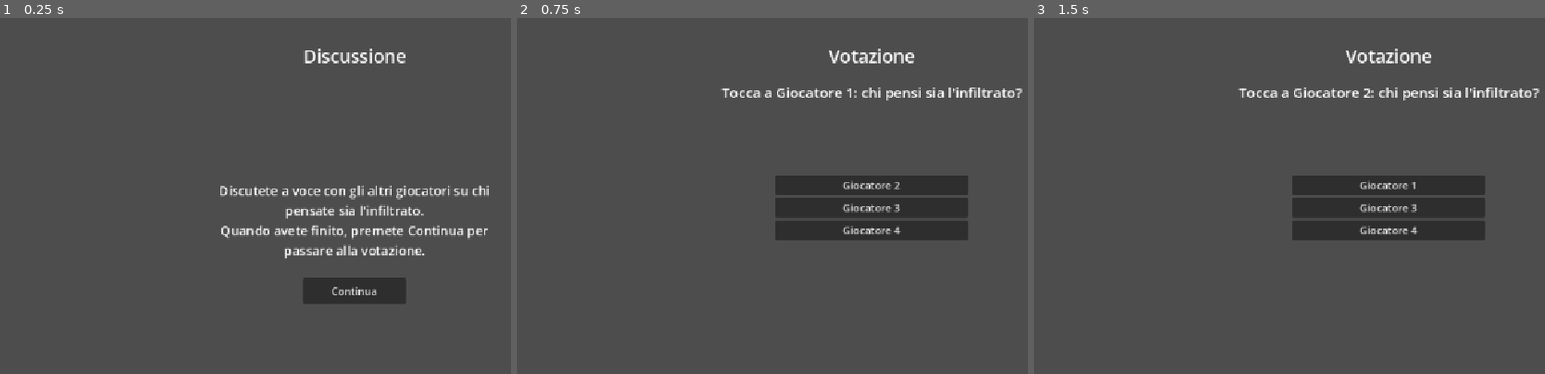
Above: before the commit, frames 1-3 (left to right).
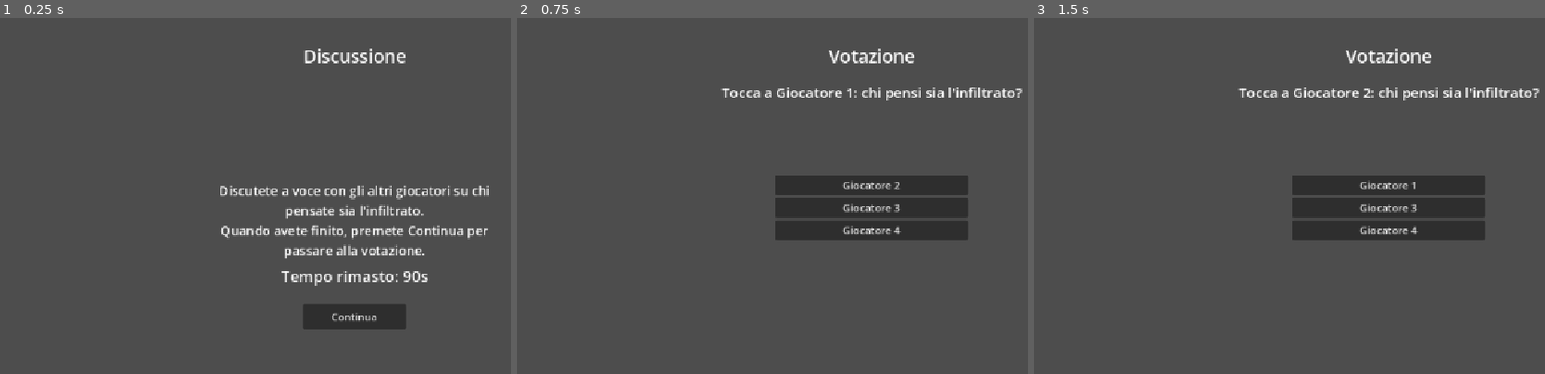
Above: after the commit, the same moments.

Repository: lucamaltempo-lgtm/Timbro-d-Ufficio
Game: Godot game, scene res://discussione.tscn
The game is run twice, just before and just after one commit, with the same random seed, the same clock (stepped at 60 frames per second) and the same inputs. This scene is started directly instead of the project's main scene.
Inputs:
- Up to frame 1 (0.25 s): no input
- Up to frame 2 (0.75 s): click "Continua" at 0.5 s
- Up to frame 3 (1.5 s): click "Giocatore 2" at 1.25 s

The runs differ from the first frame. In frame 1, 3.0% of the frame differs, in the area x 55-84%, y 71-88%; in frame 2, nothing differs; in frame 3, nothing differs.

Commit message:
Aggiunge countdown di 90s alla schermata di discussione
Un Timer da 90 secondi con conto alla rovescia visibile fa passare
automaticamente alla votazione allo scadere del tempo; il bottone
Continua resta disponibile per saltare l'attesa.

Co-Authored-By: Claude Sonnet 5 <noreply@anthropic.com>
Claude-Session: https://claude.ai/code/session_01Ld4YKGzFTtpWiXh91UPMN4

Diff:
--- a/discussione.gd
+++ b/discussione.gd
@@ -1,11 +1,31 @@
 extends Control
 
 @onready var bottone_continua: Button = get_node("BottoneContinua")
+@onready var timer_discussione: Timer = get_node("TimerDiscussione")
+@onready var label_countdown: Label = get_node("LabelCountdown")
 
 func _ready() -> void:
 	print("Script discussione partito")
 	bottone_continua.pressed.connect(_on_continua_premuto)
+	timer_discussione.timeout.connect(_on_timer_timeout)
+	_aggiorna_countdown()
 
+func _process(_delta: float) -> void:
+	_aggiorna_countdown()
+
+func _aggiorna_countdown() -> void:
+	var secondi_rimanenti = int(ceil(timer_discussione.time_left))
+	label_countdown.text = "Tempo rimasto: " + str(secondi_rimanenti) + "s"
+
+# Il tempo è scaduto: passa automaticamente alla votazione.
+func _on_timer_timeout() -> void:
+	print("Tempo scaduto, vado alla votazione")
+	_vai_alla_votazione()
+
+# Il bottone Continua permette di saltare l'attesa del timer.
 func _on_continua_premuto() -> void:
 	print("Discussione terminata, vado alla votazione")
+	_vai_alla_votazione()
+
+func _vai_alla_votazione() -> void:
 	get_tree().change_scene_to_file("res://votazione.tscn")
--- a/discussione.tscn
+++ b/discussione.tscn
@@ -44,6 +44,23 @@
 text = "Discutete a voce con gli altri giocatori su chi pensate sia l'infiltrato.
 Quando avete finito, premete Continua per passare alla votazione."
 
+[node name="LabelCountdown" type="Label" parent="."]
+layout_mode = 1
+anchors_preset = 8
+anchor_left = 0.5
+anchor_top = 0.5
+anchor_right = 0.5
+anchor_bottom = 0.5
+offset_left = -100.0
+offset_top = 60.0
+offset_right = 100.0
+offset_bottom = 100.0
+grow_horizontal = 2
+grow_vertical = 2
+theme_override_font_sizes/font_size = 24
+horizontal_alignment = 1
+text = "Tempo rimasto: 90s"
+
 [node name="BottoneContinua" type="Button" parent="."]
 layout_mode = 1
 anchors_preset = 8
@@ -52,9 +69,14 @@
 anchor_right = 0.5
 anchor_bottom = 0.5
 offset_left = -80.0
-offset_top = 80.0
+offset_top = 120.0
 offset_right = 80.0
-offset_bottom = 120.0
+offset_bottom = 160.0
 grow_horizontal = 2
 grow_vertical = 2
 text = "Continua"
+
+[node name="TimerDiscussione" type="Timer" parent="."]
+wait_time = 90.0
+one_shot = true
+autostart = true
